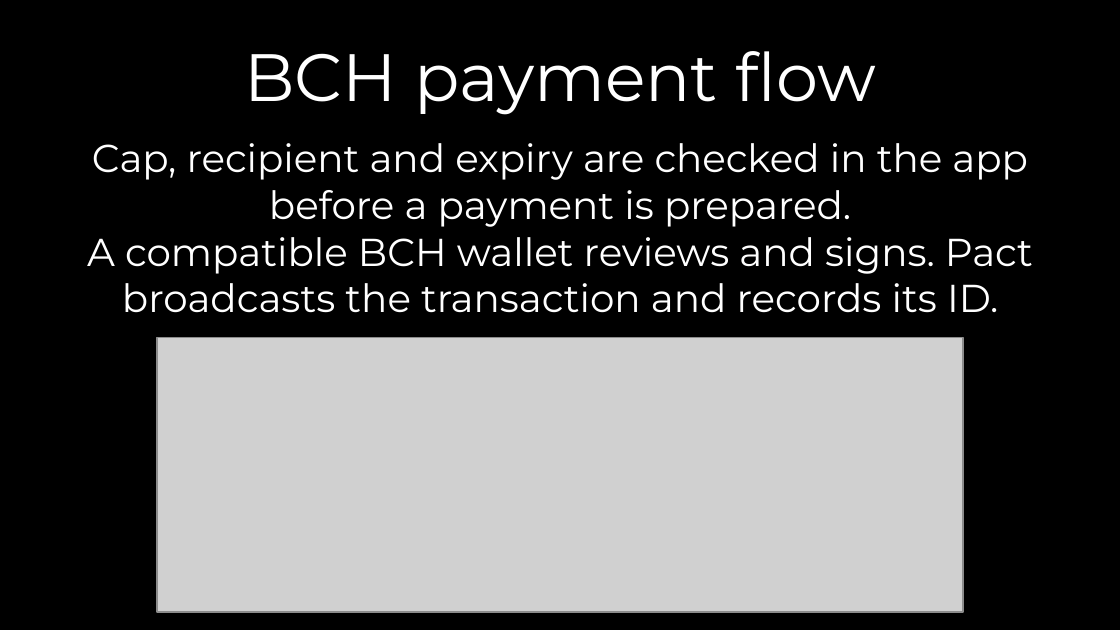
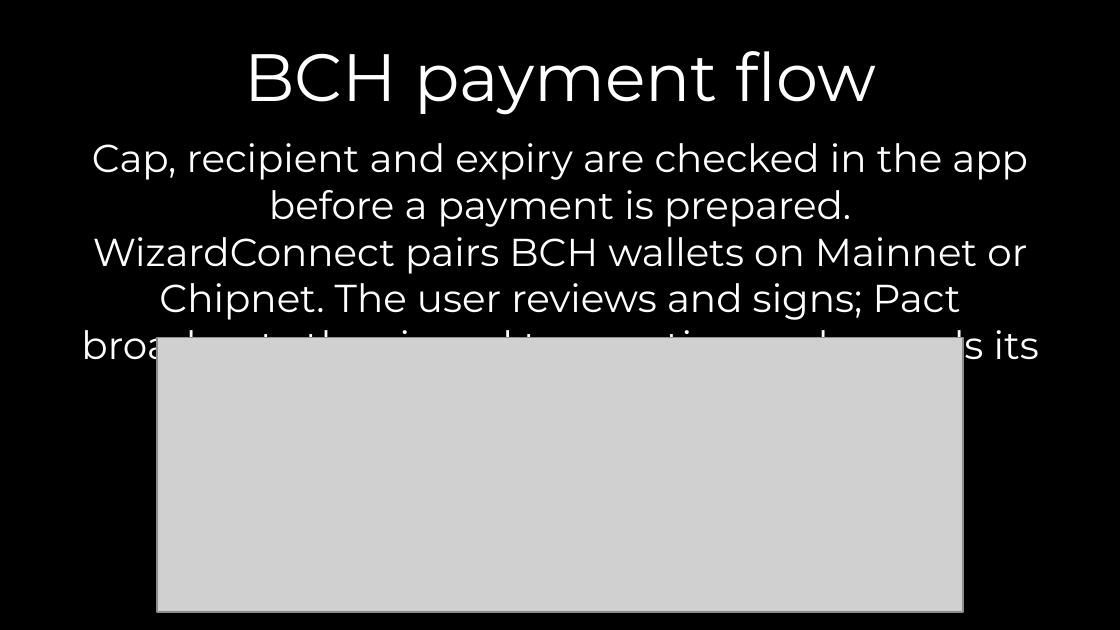
Before and after one commit to dr4ken-soul/Pact, a slide deck: slide 5 of Pact_Pitch_Deck.pptx. Drawn at 1120x630 pixels with LibreOffice and Linux fonts; fonts in the diff are those of the drawing; grey boxes stand for pictures; background and template pictures are left out. Boxes give left, top, right and bottom in pixels: in the first picture for what was removed or moved away, otherwise in the second. Text is boxed around its words. In the diff, an @@ line names an element or a change of style, - is before the commit and + after.

Commit message:
Enable and isolate BCH Mainnet payments

```diff
--- a/Pact_Pitch_Deck.pptx
+++ b/Pact_Pitch_Deck.pptx
@@ text at (81, 237, 1039, 369): text changed @@
-A compatible BCH wallet reviews and signs. Pact broadcasts the transaction and records its ID.
+WizardConnect pairs BCH wallets on Mainnet or Chipnet. The user reviews and signs; Pact broadcasts the signed transaction and records its ID.
```
Also in this commit, not shown: 2 other slides changed, 5 other files.
